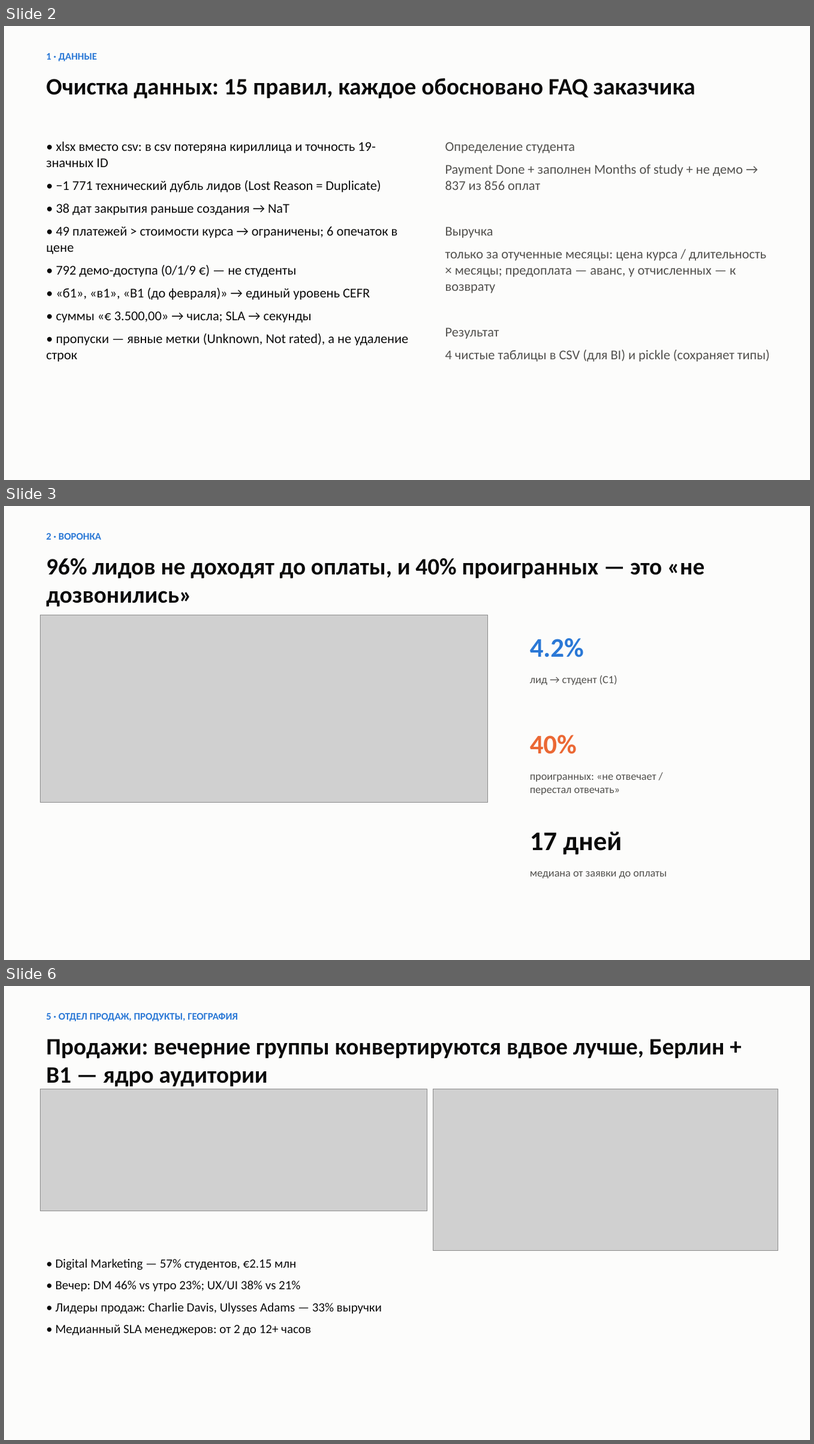
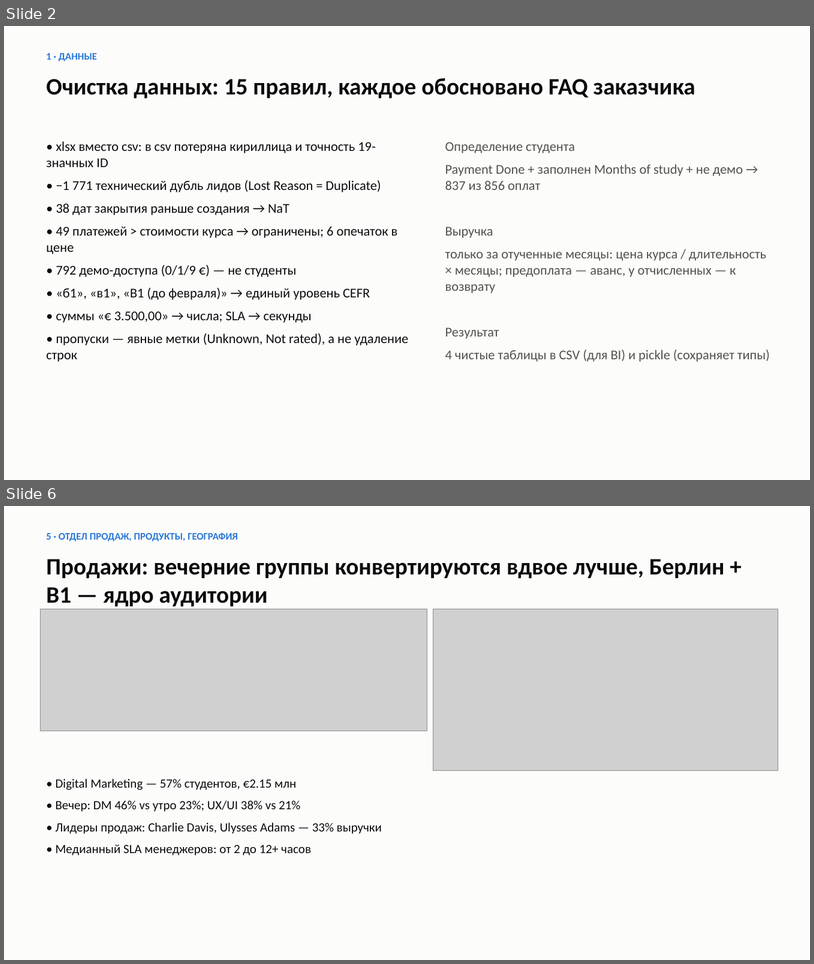
Before and after one commit to yerkovskayuliia-pixel/data-analytics-portfolio, a slide deck: python-crm-analysis/reports/presentation.pptx. Shown one above the other, each under a label of ours: slides 2, 3 and 6 before the commit, slides 2 and 6 after it; the slides between them are not shown. The pictures are 814x1444 and 814x964 pixels, drawn with LibreOffice and Linux fonts; fonts in the diff are those of the drawing; grey boxes stand for pictures. Boxes give left, top, right and bottom in pixels: in the first picture for what was removed or moved away, otherwise in the second. Text is boxed around its words. In the diff, an @@ line names an element or a change of style, - is before the commit and + after.

```diff
--- a/python-crm-analysis/reports/presentation.pptx
+++ b/python-crm-analysis/reports/presentation.pptx
@@ slide 3 removed at <box>4,506,810,960</box>, background #FCFCFB @@
@@ text removed at <box>46,533,101,540</box> @@
-2 · ВОРОНКА
@@ text removed at <box>46,558,705,607</box> @@
-96% лидов не доходят до оплаты, и 40% проигранных — это «не дозвонились»
@@ picture removed at <box>40,615,488,802</box> @@
@@ text removed at <box>530,638,584,657</box> @@
-4.2%
@@ text removed at <box>530,675,618,685</box> @@
-лид → студент (C1)
@@ text removed at <box>530,735,577,754</box> @@
-40%
@@ text removed at <box>530,774,656,795</box> @@
-проигранных: «не отвечает / перестал отвечать»
@@ text removed at <box>530,831,622,855</box> @@
-17 дней
@@ text removed at <box>530,871,667,878</box> @@
-медиана от заявки до оплаты
```
Also in this commit, not shown: 5 slides changed, 1 slide added, 41 other files.
